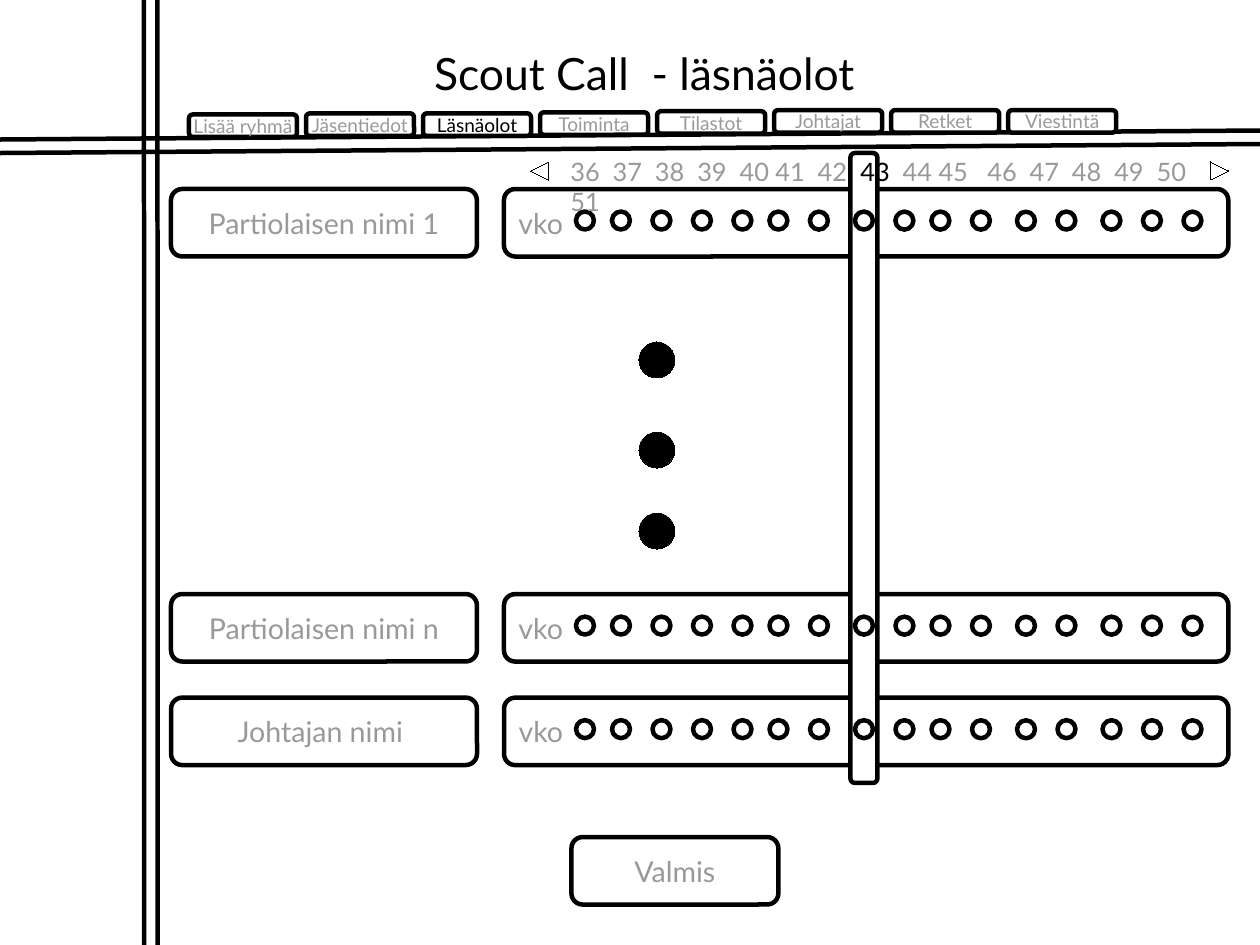
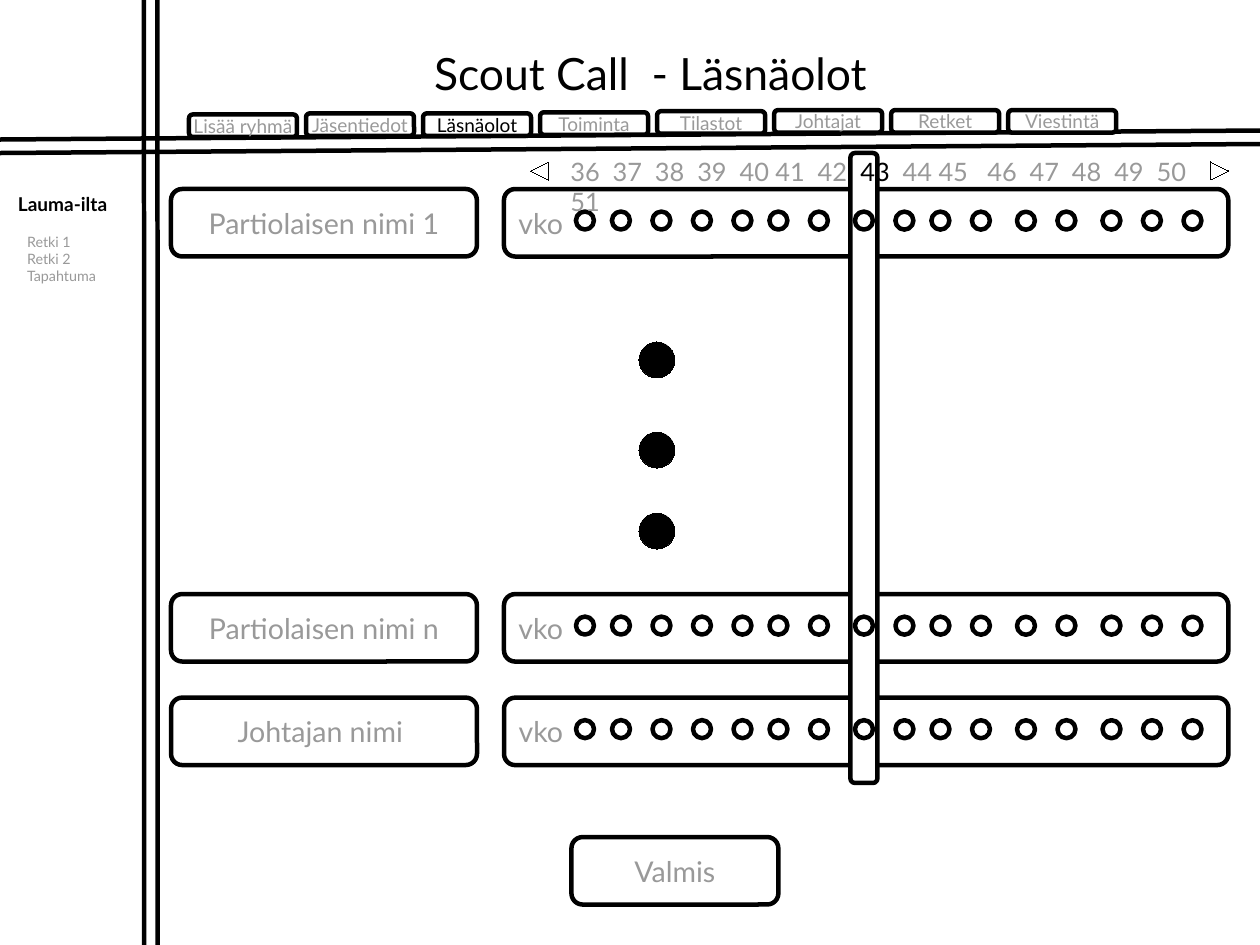
Before and after one commit to jraappan/ScoutCall, a slide deck: slide 5 of Docs/ScoutCallLayout_bw.odp. Drawn at 1260x945 pixels with LibreOffice and Linux fonts; fonts in the diff are those of the drawing. Boxes give left, top, right and bottom in pixels: in the first picture for what was removed or moved away, otherwise in the second. Text is boxed around its words. In the diff, an @@ line names an element or a change of style, - is before the commit and + after.

```diff
--- a/Docs/ScoutCallLayout_bw.odp
+++ b/Docs/ScoutCallLayout_bw.odp
@@ text at <box>434,57,866,91</box>: text changed @@
-Scout Call - läsnäolot
+Scout Call - Läsnäolot
@@ text added at <box>18,197,107,211</box>, 12 pt, text #000000, bold @@
+Lauma-ilta
@@ text added at <box>27,236,96,284</box>, 9 pt, text #999999 @@
+Retki 1
+Retki 2
+Tapahtuma
```
Also in this commit, not shown: 4 other slides changed, 2 slides added.
